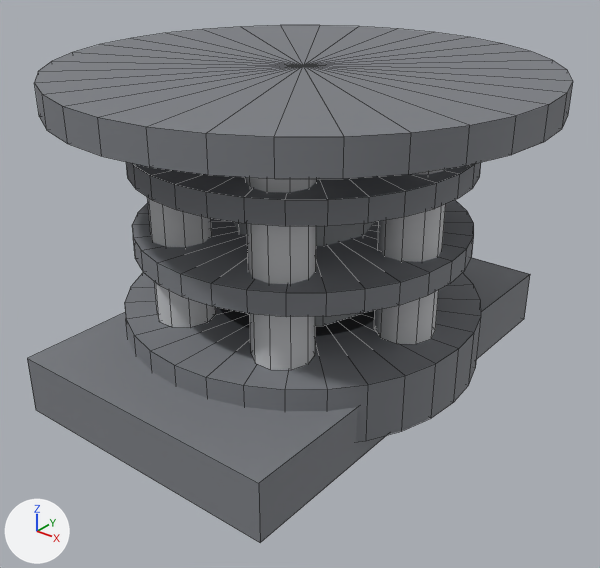
What one commit did to the OBJ model assets/models/equipment/cobretty_er5_reactor/LOD1/er5_heat_pipe_column.obj.
Both versions are drawn from a 50 mm lens placed at (1.32, -1.664, 3.418), pointed at (0.037, -0.06, 2.424). The lights are fixed; the arrows at lower left show +X, +Y and +Z. The first picture is the older version. Mesh edges are drawn as thin lines. Where no turn or scale is listed for an object, it has been applied to the vertices. Vertices at exactly the same position are counted once.

The first picture shows 'er5_heat_pipe_column'.
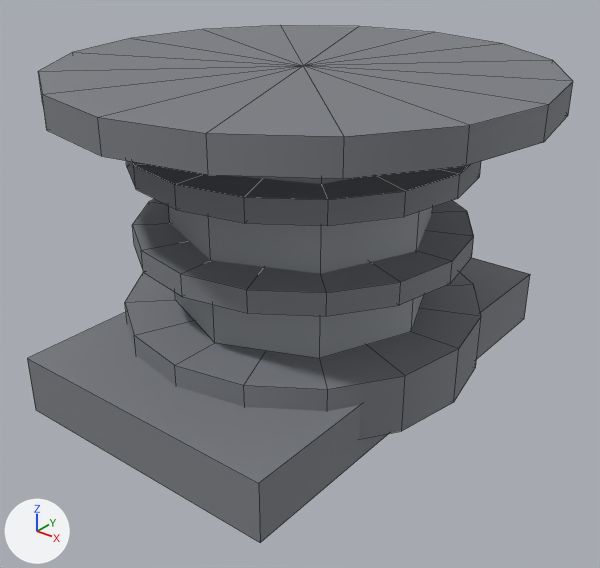
Location of each change, (x1, y1, x2, y2) in pixels of the pictures (600 x 568 px):
part 1 of me_er5_heat_pipe_column, deleted: before (147, 169, 446, 370)
part 2 of me_er5_heat_pipe_column, cut back: before (34, 25, 573, 442); after (169, 176, 433, 358)

The change, as a diff of the scene's bpy script:
```diff
--- a/assets/models/equipment/cobretty_er5_reactor/LOD1/er5_heat_pipe_column.obj.py
+++ b/assets/models/equipment/cobretty_er5_reactor/LOD1/er5_heat_pipe_column.obj.py
@@ me_er5_heat_pipe_column @@
 # used by ob_er5_heat_pipe_column; location = (0.0, 0.0, 0.0)
-me_er5_heat_pipe_column.from_pydata(...)  # 548 vertices, 664 faces; spans x -0.65..0.65, y -0.65..0.65, z 2.14..3.0
+me_er5_heat_pipe_column.from_pydata(...)  # 220 vertices, 254 faces; spans x -0.65..0.65, y -0.65..0.65, z 2.14..3.0
+# me_er5_heat_pipe_column part 1: 6 loose pieces with 132 vertices, spanning x -0.42..0.42, y -0.371..0.371, z 2.36..2.92, are deleted
+# me_er5_heat_pipe_column part 2: 196 vertices removed from x -0.54..0.54, y -0.54..0.54, z 2.2..3.0; 16 vertices added at x -0.36..0.36, y -0.36..0.36, z 2.36..2.92
+# other edits to the shape of me_er5_heat_pipe_column do not show in these pictures
 me_er5_heat_pipe_column.materials.append(mat_eq_metal_band)
 me_er5_heat_pipe_column.materials.append(mat_eq_metal_graphite)
-me_er5_heat_pipe_column.materials.append(mat_eq_steel)  # light grey #c8cacd
```
